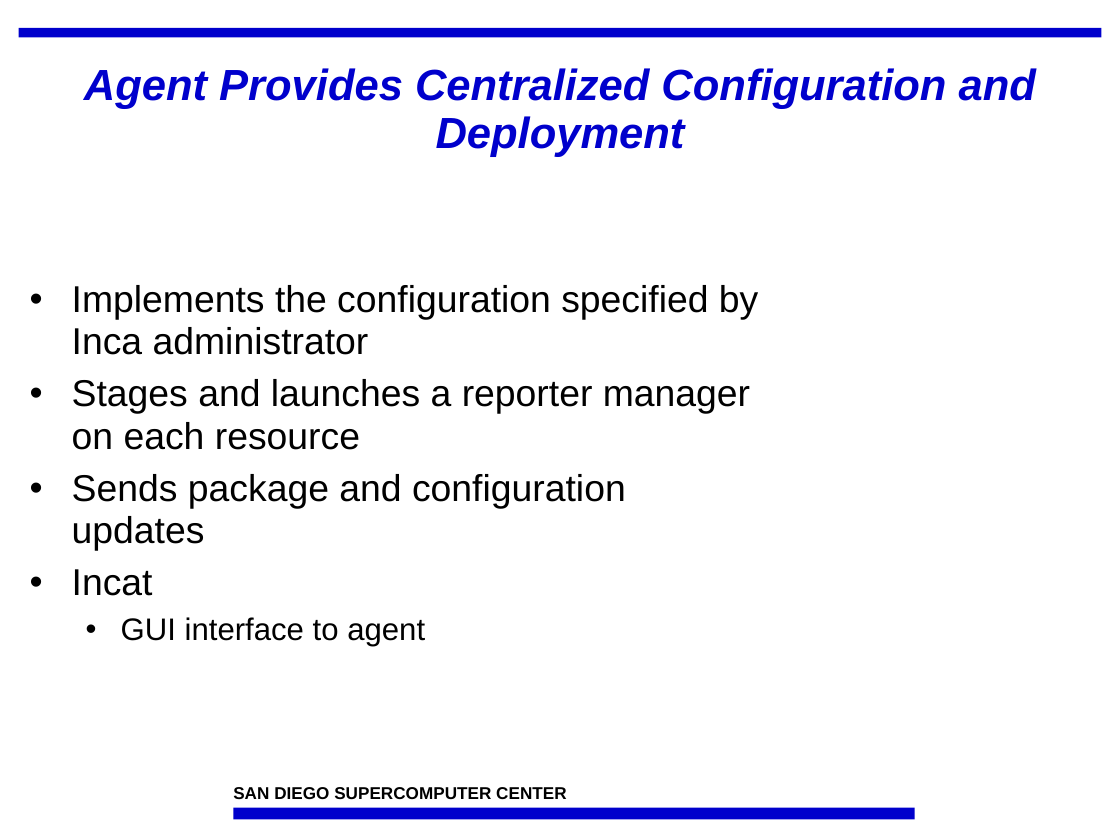
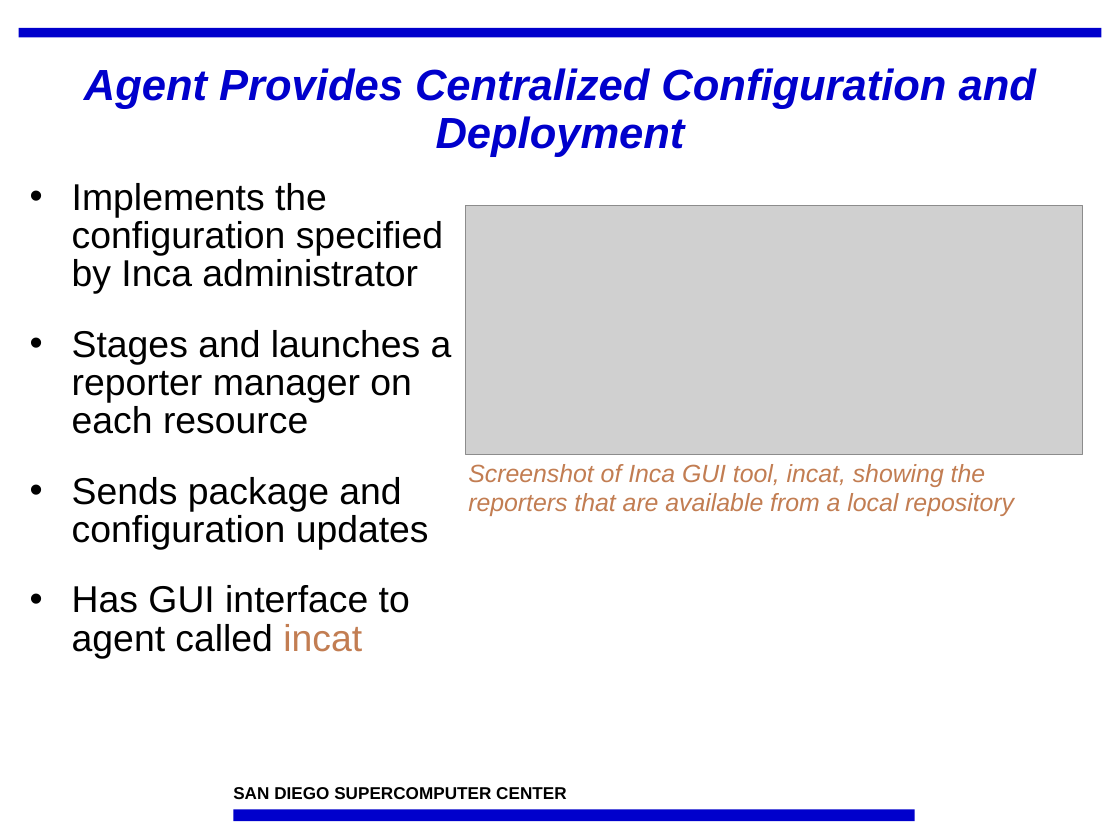
Before and after one commit to IncaProject/inca-xsede, a slide deck: slide 7 of talks/sc07/inca-sc07.ppt (slide 8 before the commit). Drawn at 1120x840 pixels with LibreOffice and Linux fonts; fonts in the diff are those of the drawing; grey boxes stand for pictures; background and template pictures are left out. Boxes give left, top, right and bottom in pixels: in the first picture for what was removed or moved away, otherwise in the second. Text is boxed around its words. In the diff, an @@ line names an element or a change of style, - is before the commit and + after.

```diff
--- a/talks/sc07/inca-sc07.ppt
+++ b/talks/sc07/inca-sc07.ppt
@@ text at (72,183,452,549): line spacing 0.95 to 0.85; more space between paragraphs @@
@@ picture added at (466,205,1083,454) @@
@@ text added at (468,464,1014,516), 16 pt, text #C27D52, italic @@
+Screenshot of Inca GUI tool, incat, showing the reporters that are available from a local repository
@@ text at (72,585,410,658): text changed; size 20 to 24 pt @@
-• Incat
-  • GUI interface to agent
+• Has GUI interface to agent called incat
```
Also in this commit, not shown: 17 other slides changed, 1 slide added, 2 slides removed, 16 other files.
